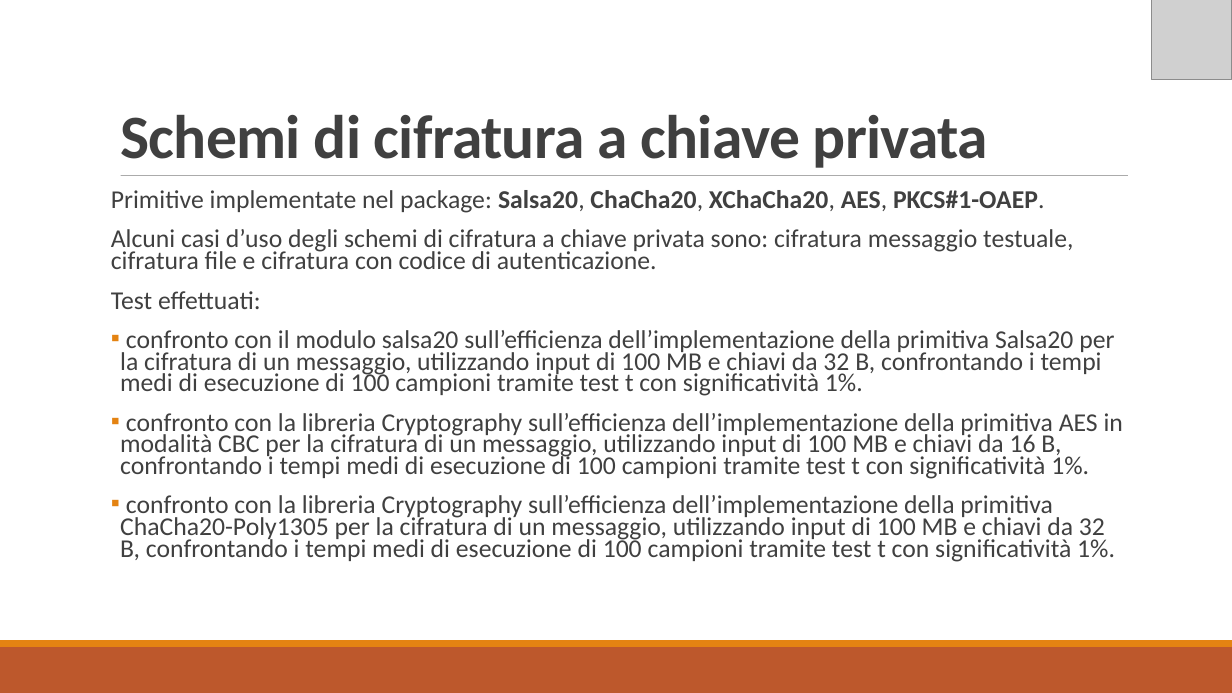
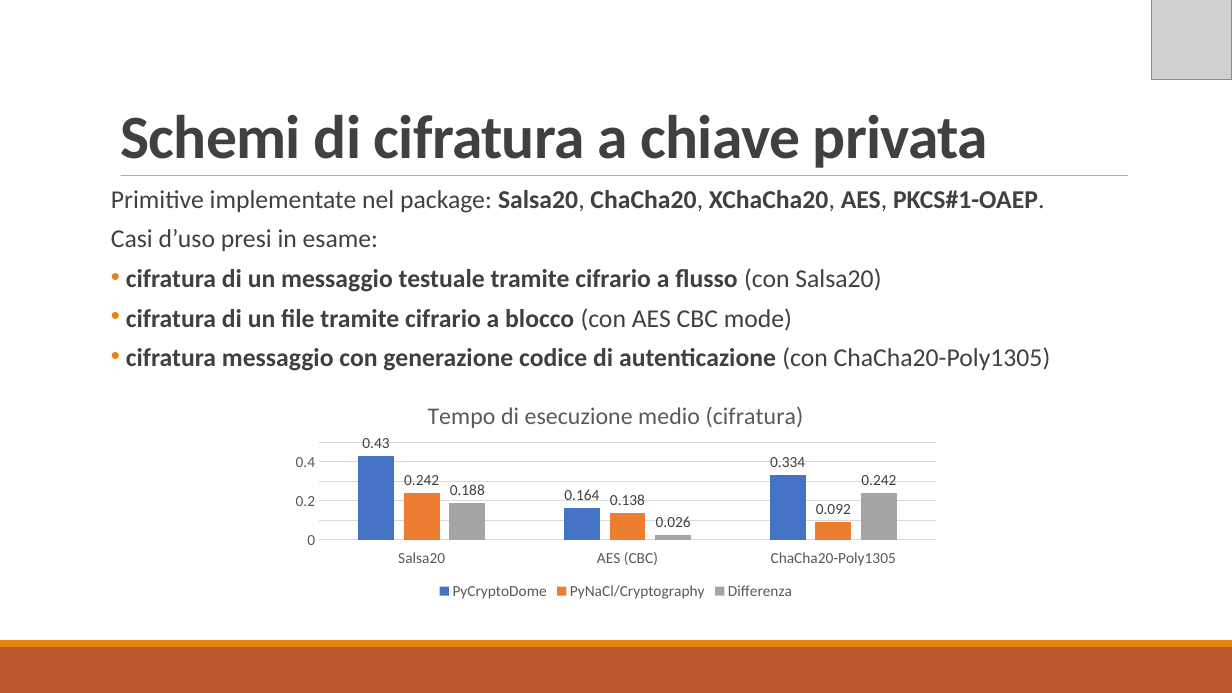
Before and after one commit to MickTK/ElaboratoFinale, a slide deck: slide 5 of Presentazione/Presentazione.odp (slide 7 before the commit). Drawn at 1232x693 pixels with LibreOffice and Linux fonts; fonts in the diff are those of the drawing; grey boxes stand for pictures. Boxes give left, top, right and bottom in pixels: in the first picture for what was removed or moved away, otherwise in the second. Text is boxed around its words. In the diff, an @@ line names an element or a change of style, - is before the commit and + after.

```diff
--- a/Presentazione/Presentazione.odp
+++ b/Presentazione/Presentazione.odp
@@ text at (111, 229, 1051, 371): text changed; bold on @@
-Alcuni casi d’uso degli schemi di cifratura a chiave privata sono: cifratura messaggio testuale, cifratura file e cifratura con codice di autenticazione.
-Test effettuati:
-▪ confronto con il modulo salsa20 sull’efficienza dell’implementazione della primitiva Salsa20 per la cifratura di un messaggio, utilizzando input di 100 MB e chiavi da 32 B, confrontando i tempi medi di esecuzione di 100 campioni tramite test t con significatività 1%.
-▪ confronto con la libreria Cryptography sull’efficienza dell’implementazione della primitiva AES in modalità CBC per la cifratura di un messaggio, utilizzando input di 100 MB e chiavi da 16 B, confrontando i tempi medi di esecuzione di 100 campioni tramite test t con significatività 1%.
-▪ confronto con la libreria Cryptography sull’efficienza dell’implementazione della primitiva ChaCha20-Poly1305 per la cifratura di un messaggio, utilizzando input di 100 MB e chiavi da 32 B, confrontando i tempi medi di esecuzione di 100 campioni tramite test t con significatività 1%.
+Casi d’uso presi in esame:
+• cifratura di un messaggio testuale tramite cifrario a flusso (con Salsa20)
+• cifratura di un file tramite cifrario a blocco (con AES CBC mode)
+• cifratura messaggio con generazione codice di autenticazione (con ChaCha20-Poly1305)
@@ column chart added at (283, 384, 950, 604) @@
+title "Tempo di esecuzione medio (cifratura)"
+categories: Salsa20, AES (CBC), ChaCha20-Poly1305
+PyCryptoDome: 0.43, 0.164, 0.334
+PyNaCl/Cryptography: 0.242, 0.138, 0.092
+Differenza: 0.188, 0.026, 0.242
```
Also in this commit, not shown: 8 other slides changed, 1 slide added, 7 slides removed, 7 other files.
